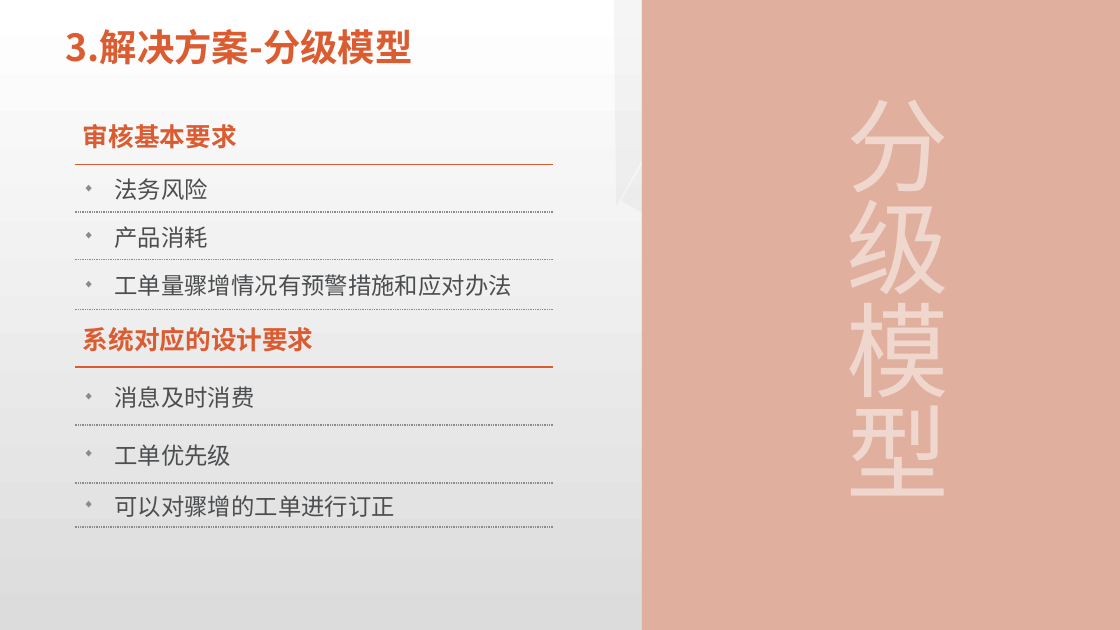
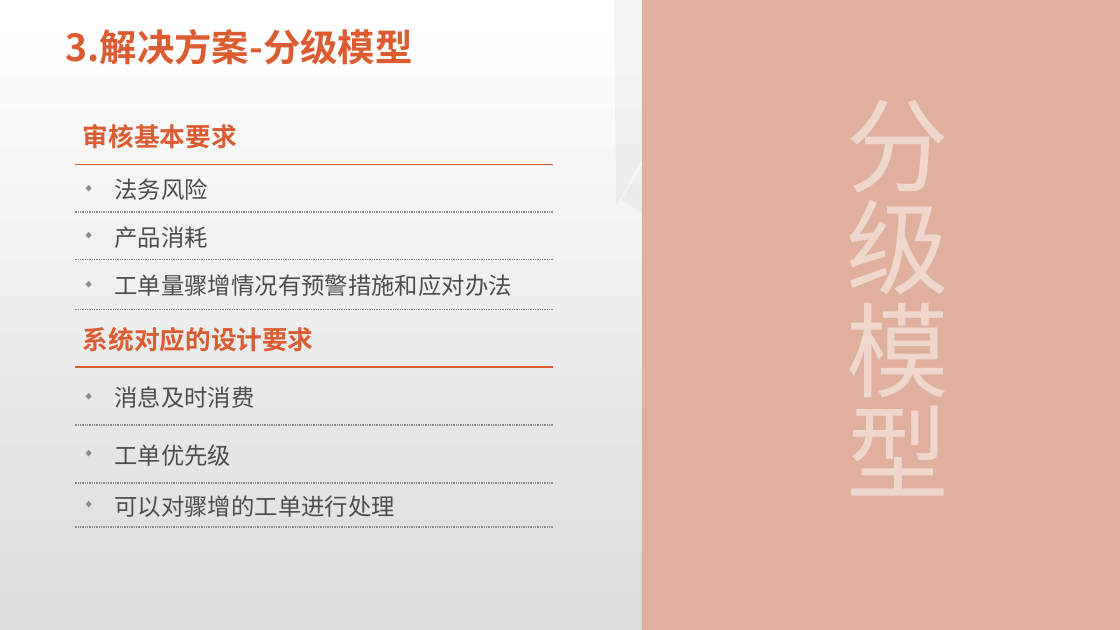
Before and after one commit to physicsLoveJava/java-miscellaneous, a slide deck: slide 8 of tech-interview/a-task/实习总结预展示板.pptx. Drawn at 1120x630 pixels with LibreOffice and Linux fonts; fonts in the diff are those of the drawing; grey boxes stand for pictures; background and template pictures are left out. Boxes give left, top, right and bottom in pixels: in the first picture for what was removed or moved away, otherwise in the second. Text is boxed around its words. In the diff, an @@ line names an element or a change of style, - is before the commit and + after.

```diff
--- a/tech-interview/a-task/实习总结预展示板.pptx
+++ b/tech-interview/a-task/实习总结预展示板.pptx
@@ table at box(75, 107, 554, 570) @@
-row 8, column 1: 可以对骤增的工单进行订正
+row 8, column 1: 可以对骤增的工单进行处理
```
Also in this commit, not shown: 4 other slides changed, 1 other file.
